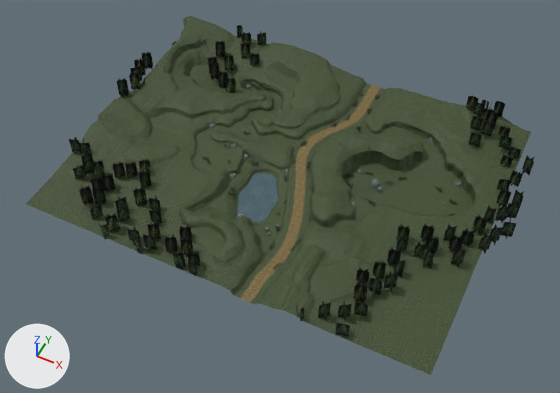
Renders of the OBJ model Assets/models/Erebonia/Nortia/Roer/NortiaHighway/NortiaHighway2/NortiaHighway2.obj from each side of a commit.
Rendered twice from a 50 mm lens placed at (170.0, -377.0, 410.0), pointed at (0.0, -36.0, -16.0). The axes (+X, +Y, +Z) are drawn at lower left. The lights are the same throughout. Where no turn or scale is listed for an object, it has been applied to the vertices. Vertices at the same position are counted once.
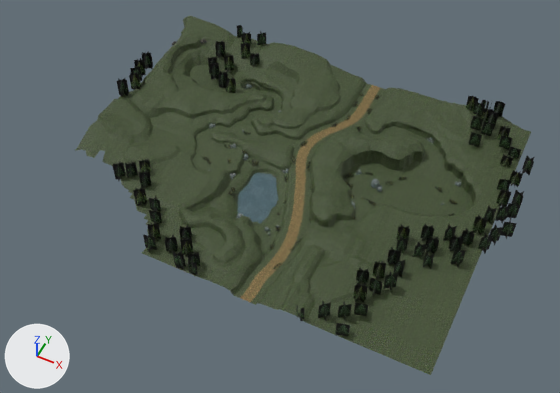
Changed parts and their boxes (x1, y1, x2, y2) in the pictures (560 x 393 px):
```json
{"object": "Object.020", "change": "reshaped", "before": [26, 16, 531, 375], "after": [75, 16, 531, 375], "on screen": "10% narrower"}
{"object": "Object.018", "change": "reshaped", "before": [69, 25, 534, 339], "after": [113, 25, 534, 339], "on screen": "9% narrower"}
{"part": 1, "of": "me_object_018", "change": "deleted", "before": [69, 137, 143, 254]}
{"part": 2, "of": "me_object_020", "change": "deleted", "before": [26, 150, 148, 253], "on screen": "green"}
```

The change, as JSON lines over the scene's bpy script:
```json
{"block": "me_object_018", "where": "# used by ob_object_018; location = (0.0, 0.0, 0.0)"}
{"op": "remove", "block": "me_object_018", "code": "me_object_018.from_pydata(...)  # 1182 vertices, 630 faces; spans x -160.0..163.0, y -133.0..101.0, z -8.0..16.0"}
{"op": "add", "block": "me_object_018", "code": "me_object_018.from_pydata(...)  # 994 vertices, 530 faces; spans x -160.0..163.0, y -133.0..101.0, z -8.0..16.0"}
{"block": "me_object_018", "change": "me_object_018 part 1: 46 loose pieces with 188 vertices, spanning x -155.0..-54.0, y -133.0..-70.0, z -7.0..13.0, are deleted"}
{"block": "me_object_020", "where": "# used by ob_object_020; location = (0.0, 0.0, 0.0)"}
{"op": "remove", "block": "me_object_020", "code": "me_object_020.from_pydata(...)  # 7356 vertices, 14246 faces, 133 loose edges; spans x -163.0..148.0, y -133.0..101.0, z -15.0..8.0"}
{"op": "add", "block": "me_object_020", "code": "me_object_020.from_pydata(...)  # 7021 vertices, 13565 faces, 127 loose edges; spans x -163.0..148.0, y -133.0..101.0, z -15.0..8.0"}
{"block": "me_object_020", "change": "me_object_020 part 2: 335 vertices removed from x -152.0..-56.0, y -133.0..-76.0, z -3.0..0.0"}
```
